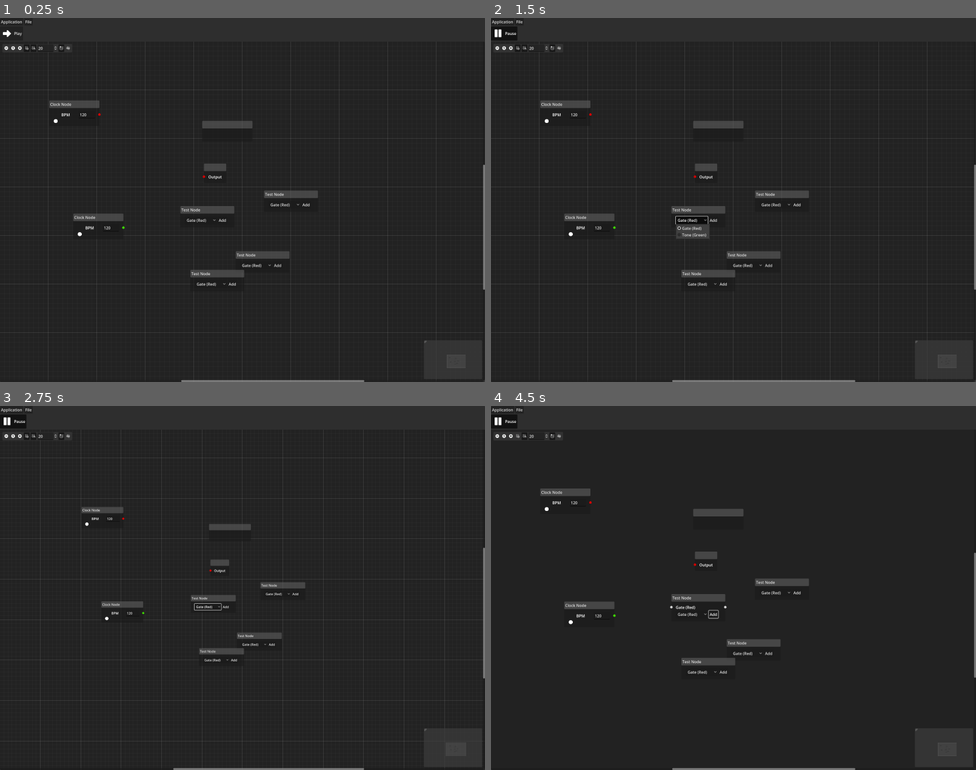
Above: before the commit, frames 1-4 (two rows, left to right).
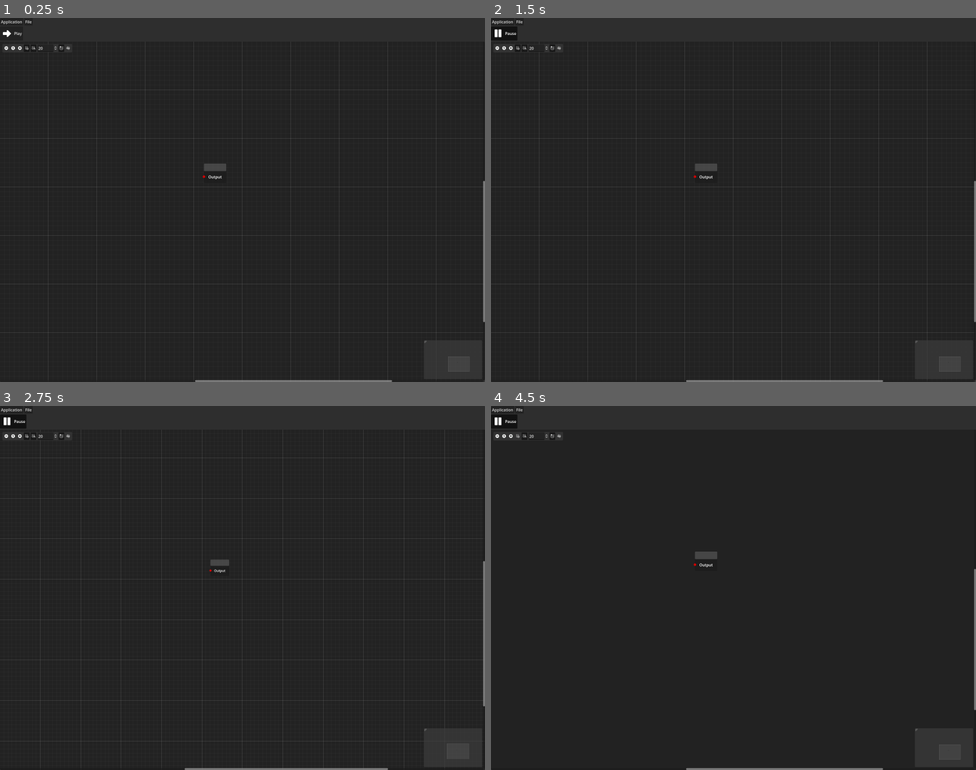
Above: after the commit, the same moments.

Repository: phkeese/Sonic-Thinking
Game: Godot game, scene res://scenes/main.tscn
The game is run twice, just before and just after one commit, with the same random seed, the same clock (stepped at 60 frames per second) and the same inputs.
Inputs (mouse positions are in pixels of both pictures, inside the frame that each line leads up to):
- Up to frame 1 (0.25 s): no input
- Up to frame 2 (1.5 s): click "Play" at 0.5 s; click (689, 221) at 1.25 s, where only the run before the commit has a clickable "Gate (Red)"
- Up to frame 3 (2.75 s): click (4, 435) at 2 s
- Up to frame 4 (4.5 s): click (718, 606) at 2.75 s, where only the run before the commit has a clickable "Add"; click (510, 435) at 3.5 s; click (520, 435) at 4.25 s

The runs differ from the first frame. In frame 1, 1.8% of the frame differs, in the area x 10-100%, y 22-100%; in frame 2, 2.0%; in frame 3, 1.3%; in frame 4, 1.9%.
Error after the commit: Invalid call. Nonexistent function 'get_connection_output_count' in base 'GraphNode (BaseNode)'. (res://scripts/workspace.gd:47)

Commit message:
so many changes

Diff:
--- /dev/null
+++ b/scenes/add_node_menu.tscn
@@ -0,0 +1,14 @@
+[gd_scene load_steps=6 format=3 uid="uid://bker7eafiot0k"]
+
+[ext_resource type="Script" path="res://scripts/add_node_menu.gd" id="1_n1jwh"]
+[ext_resource type="PackedScene" uid="uid://dgjpo3jju81r2" path="res://scenes/nodes/debug_led.tscn" id="2_audsq"]
+[ext_resource type="PackedScene" uid="uid://fsbm5b04m7dg" path="res://scenes/nodes/clock_node.tscn" id="3_cr4xo"]
+[ext_resource type="PackedScene" uid="uid://bvjinb27uweq7" path="res://scenes/nodes/blip_node.tscn" id="4_jltir"]
+[ext_resource type="PackedScene" uid="uid://chgsa5t53rrfq" path="res://scenes/nodes/test_node.tscn" id="5_stx26"]
+
+[node name="AddNodeMenu" type="PopupMenu"]
+title = "Add Node"
+script = ExtResource("1_n1jwh")
+node_scenes = Array[PackedScene]([ExtResource("2_audsq"), ExtResource("3_cr4xo"), ExtResource("4_jltir"), ExtResource("5_stx26")])
+
+[connection signal="index_pressed" from="." to="." method="_on_index_pressed"]
--- a/scenes/nodes/base_node.tscn
+++ b/scenes/nodes/base_node.tscn
@@ -5,6 +5,8 @@
 [node name="BaseNode" type="GraphNode"]
 offset_right = 36.0
 offset_bottom = 54.0
+title = "Base Node"
+show_close = true
 script = ExtResource("1_qx7pi")
 
 [node name="Canary" type="Node" parent="."]
--- a/scenes/nodes/blip_node.tscn
+++ b/scenes/nodes/blip_node.tscn
@@ -5,6 +5,7 @@
 [ext_resource type="AudioStream" uid="uid://dbroxmwsmdls3" path="res://assets/sound/click2.mp3" id="2_y1gpr"]
 
 [node name="BlipNode" instance=ExtResource("1_6o5j3")]
+title = "Blip Node"
 slot/0/left_enabled = false
 slot/0/left_type = 0
 slot/0/left_color = Color(1, 1, 1, 1)
--- /dev/null
+++ b/scenes/nodes/debug_led.tscn
@@ -0,0 +1,26 @@
+[gd_scene load_steps=5 format=3 uid="uid://dgjpo3jju81r2"]
+
+[ext_resource type="PackedScene" uid="uid://d2ynxndw7v6fk" path="res://scenes/nodes/base_node.tscn" id="1_lvp4g"]
+[ext_resource type="Script" path="res://scripts/debug_led.gd" id="2_6n778"]
+[ext_resource type="Texture2D" uid="uid://gedal3tspk3a" path="res://assets/ui/grey_tickWhite.png" id="2_j60vh"]
+[ext_resource type="Script" path="res://scripts/LED.gd" id="3_1417x"]
+
+[node name="Debug LED" groups=["output"] instance=ExtResource("1_lvp4g")]
+title = "Debug Node"
+slot/0/left_enabled = true
+slot/0/left_type = 0
+slot/0/left_color = Color(1, 0, 0, 1)
+slot/0/left_icon = null
+slot/0/right_enabled = false
+slot/0/right_type = 0
+slot/0/right_color = Color(1, 1, 1, 1)
+slot/0/right_icon = null
+slot/0/draw_stylebox = true
+script = ExtResource("2_6n778")
+
+[node name="LED" type="TextureRect" parent="." index="1"]
+modulate = Color(0, 0, 0, 1)
+layout_mode = 2
+texture = ExtResource("2_j60vh")
+stretch_mode = 2
+script = ExtResource("3_1417x")
--- a/scenes/nodes/test_node.tscn
+++ b/scenes/nodes/test_node.tscn
@@ -4,7 +4,6 @@
 [ext_resource type="Script" path="res://scripts/test_node.gd" id="2_bncgw"]
 
 [node name="TestNode" instance=ExtResource("1_aig3m")]
-process_mode = 0
 title = "Test Node"
 slot/0/left_enabled = false
 slot/0/left_type = 0
--- a/scenes/workspace.tscn
+++ b/scenes/workspace.tscn
@@ -1,10 +1,8 @@
-[gd_scene load_steps=6 format=3 uid="uid://duombub3mfuvx"]
+[gd_scene load_steps=4 format=3 uid="uid://duombub3mfuvx"]
 
 [ext_resource type="Script" path="res://scripts/workspace.gd" id="1_t2f0b"]
 [ext_resource type="Script" path="res://scripts/base_node.gd" id="2_heebu"]
-[ext_resource type="PackedScene" uid="uid://bvjinb27uweq7" path="res://scenes/nodes/blip_node.tscn" id="2_uo8ra"]
-[ext_resource type="PackedScene" uid="uid://fsbm5b04m7dg" path="res://scenes/nodes/clock_node.tscn" id="2_vyl8b"]
-[ext_resource type="PackedScene" uid="uid://chgsa5t53rrfq" path="res://scenes/nodes/test_node.tscn" id="5_4p8tk"]
+[ext_resource type="PackedScene" uid="uid://bker7eafiot0k" path="res://scenes/add_node_menu.tscn" id="6_n5equ"]
 
 [node name="Workspace" type="GraphEdit"]
 anchors_preset = 15
@@ -17,7 +15,7 @@
 right_disconnects = true
 script = ExtResource("1_t2f0b")
 
-[node name="Output" type="GraphNode" parent="."]
+[node name="Output" type="GraphNode" parent="." groups=["output"]]
 layout_mode = 0
 offset_left = 841.0
 offset_top = 503.0
@@ -40,70 +38,9 @@
 layout_mode = 2
 text = "Output"
 
-[node name="ClockNode" parent="." instance=ExtResource("2_vyl8b")]
-layout_mode = 0
-offset_left = 203.0
-offset_top = 243.0
-offset_right = 410.0
-offset_bottom = 347.0
-mouse_filter = 1
-position_offset = Vector2(203, 243)
-
-[node name="ClockNode2" parent="." instance=ExtResource("2_vyl8b")]
-layout_mode = 0
-offset_left = 302.0
-offset_top = 709.0
-offset_right = 509.0
-offset_bottom = 813.0
-mouse_filter = 1
-position_offset = Vector2(302, 709)
-slot/0/right_type = 1
-slot/0/right_color = Color(0.282353, 1, 0, 1)
-
-[node name="BlipNode" parent="." instance=ExtResource("2_uo8ra")]
-layout_mode = 0
-offset_left = 834.0
-offset_top = 327.0
-offset_right = 1041.0
-offset_bottom = 412.0
-mouse_filter = 1
-position_offset = Vector2(834, 327)
-
-[node name="TestNode" parent="." instance=ExtResource("5_4p8tk")]
-layout_mode = 0
-offset_left = 744.0
-offset_top = 678.0
-offset_right = 966.0
-offset_bottom = 763.0
-mouse_filter = 1
-position_offset = Vector2(744, 678)
-
-[node name="TestNode2" parent="." instance=ExtResource("5_4p8tk")]
-layout_mode = 0
-offset_left = 1089.0
-offset_top = 614.0
-offset_right = 1311.0
-offset_bottom = 699.0
-mouse_filter = 1
-position_offset = Vector2(1089, 614)
-
-[node name="TestNode3" parent="." instance=ExtResource("5_4p8tk")]
-layout_mode = 0
-offset_left = 972.0
-offset_top = 864.0
-offset_right = 1194.0
-offset_bottom = 949.0
-mouse_filter = 1
-position_offset = Vector2(972, 864)
-
-[node name="TestNode4" parent="." instance=ExtResource("5_4p8tk")]
-layout_mode = 0
-offset_left = 785.0
-offset_top = 941.0
-offset_right = 1007.0
-offset_bottom = 1026.0
-mouse_filter = 1
-position_offset = Vector2(785, 941)
+[node name="AddMenu" parent="." instance=ExtResource("6_n5equ")]
 
 [connection signal="connection_request" from="." to="." method="_on_connection_request"]
 [connection signal="disconnection_request" from="." to="." method="_on_disconnection_request"]
+[connection signal="popup_request" from="." to="." method="_on_popup_request"]
+[connection signal="add_node" from="AddMenu" to="." method="_on_add_menu_add_node"]
--- /dev/null
+++ b/scripts/LED.gd
@@ -0,0 +1,23 @@
+@tool
+extends TextureRect
+
+
+@export var on_color := Color.RED :
+	set(value):
+		on_color = value
+		if Engine.is_editor_hint():
+			modulate = value
+
+@export var off_color := Color.BLACK :
+	set(value):
+		off_color = value
+		if Engine.is_editor_hint():
+			modulate = value
+
+
+func turn_on() -> void:
+	modulate = on_color
+
+
+func turn_off() -> void:
+	modulate = off_color
--- /dev/null
+++ b/scripts/add_node_menu.gd
@@ -0,0 +1,19 @@
+extends PopupMenu
+
+signal add_node(node: BaseNode)
+
+
+@export var node_scenes : Array[PackedScene]
+
+
+func _ready() -> void:
+	for scene in node_scenes:
+		var instance := scene.instantiate() as BaseNode
+		add_item(instance.title)
+
+
+func _on_index_pressed(index: int) -> void:
+	var scene := node_scenes[index]
+	var instance := scene.instantiate() as BaseNode
+	instance.position_offset = position
+	add_node.emit(instance)
--- /dev/null
+++ b/scripts/debug_led.gd
@@ -0,0 +1,9 @@
+extends BaseNode
+
+
+func run(sample_count: int):
+	var input := consume_input(0, sample_count)
+	if input[0].x > 0:
+		$LED.turn_on()
+	else:
+		$LED.turn_off()
--- a/scripts/workspace.gd
+++ b/scripts/workspace.gd
@@ -9,12 +9,44 @@
 	Waveform = 3,
 }
 
+class Connection:
+	var from: BaseNode
+	var to: BaseNode
+	var from_port: int
+	var to_port: int
+
+	func _init(from: BaseNode, from_port: int, to: BaseNode, to_port: int) -> void:
+		self.from = from
+		self.from_port = from_port
+		self.to = to
+		self.to_port = to_port
+
 
 @onready var _output_node := $Output
 
 
 func _process(delta: float) -> void:
 	var sample_count := 512 # Debug value, derive from audio player later
+	_update_nodes(sample_count)
+
+
+func _update_nodes(sample_count: int) -> void:
+	# BaeNode -> Array[PackedVector2]
+	var output_cache := Dictionary()
+	var order := _get_compute_order()
+	for node in order:
+		# Set all inputs
+		_get_nice_connections()\
+			.filter(func(c: Connection): c.to == node)\
+			.map(func(c: Connection): node.push_input(c.to_port, output_cache[c.from][c.from_port]))
+		# Compute outputs
+		node.run(sample_count)
+
+		# Cache outputs
+		var output : Array[PackedVector2Array] = []
+		for slot in node.get_connection_output_count():
+			output.append(node.consume_output(slot, sample_count))
+		output_cache[node] = output
 
 
 func _on_connection_request(from_node: StringName, from_port: int, to_node: StringName, to_port: int) -> void:
@@ -32,16 +64,31 @@
 	var to := get_node(str(to_node)) as BaseNode
 
 
+# Get all nodes without consumers
+func _get_output_nodes() -> Array[BaseNode]:
+	var nodes : Array[BaseNode] = []
+	for node in get_tree().get_nodes_in_group("output"):
+		nodes.append(node)
+	return nodes
+
+
+# Recompute the global order of computation for all nodes
+func _get_compute_order() -> Array[BaseNode]:
+	var order : Array[BaseNode] = []
+	for output in _get_output_nodes():
+		_build_tree(output, order)
+	return order
+
 
 # Compute order of execution for a specific node
-func _build_compute_order(to: BaseNode, order: Array[BaseNode] = []) -> Array[BaseNode]:
+func _build_tree(to: BaseNode, order: Array[BaseNode] = []) -> Array[BaseNode]:
 	# { from_port: 0, from: "GraphNode name 0", to_port: 1, to: "GraphNode name 1" }.
 	var input_nodes := get_connection_list()\
 		.filter(func(c): return str(c.to) == to.name)\
 		.map(func(c): return get_node(str(c.from)))\
 		.filter(func(node): return node not in order)
 	for input in input_nodes:
-		_build_compute_order(input as BaseNode, order)
+		_build_tree(input as BaseNode, order)
 	order.append(to)
 	return order
 
@@ -58,3 +105,26 @@
 		.map(func(c): return get_node(str(c.from))):
 		input_nodes.append(node as BaseNode)
 	return input_nodes as Array[BaseNode]
+
+
+# Convert the awful get_connection_list() output to slightly better output
+func _get_nice_connections() -> Array[Connection]:
+	var connections: Array[Connection] = []
+	for c in get_connection_list():
+		var connection := Connection.new(
+			get_node(str(c.from)) as BaseNode,
+			c.from_port,
+			get_node(str(c.to)) as BaseNode,
+			c.to_port
+		)
+		connections.append(connection)
+	return connections
+
+
+func _on_popup_request(position: Vector2) -> void:
+	$AddMenu.position = position
+	$AddMenu.show()
+
+
+func _on_add_menu_add_node(node: BaseNode) -> void:
+	add_child(node)
